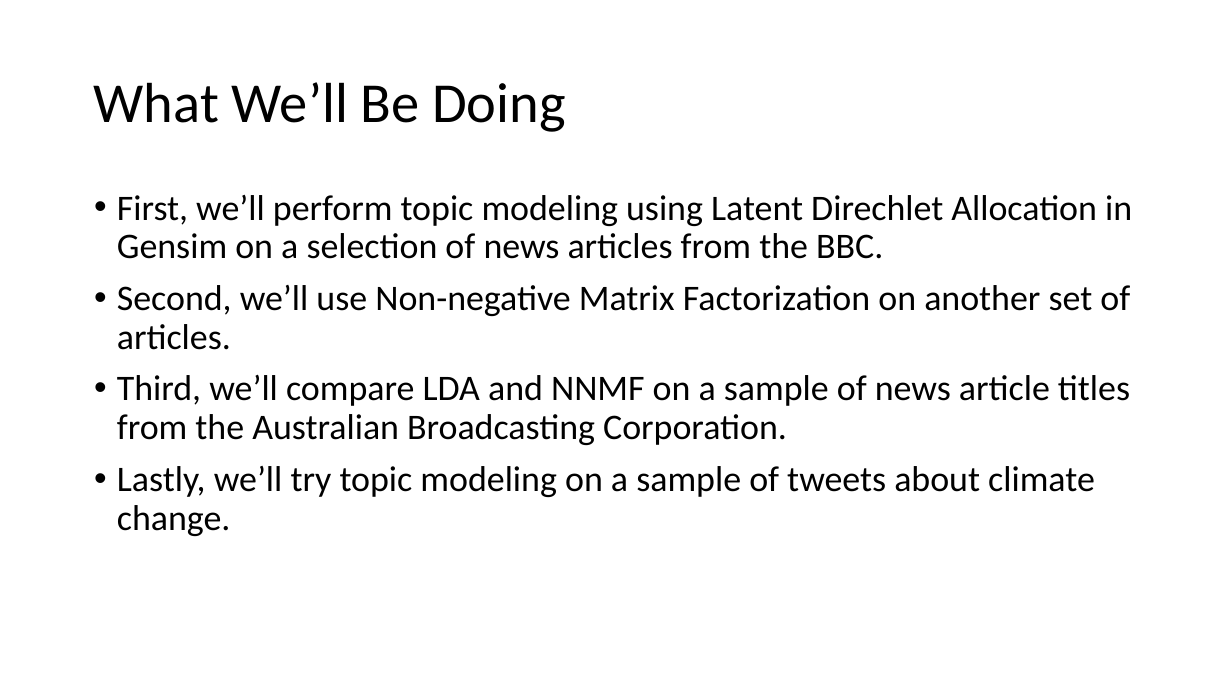
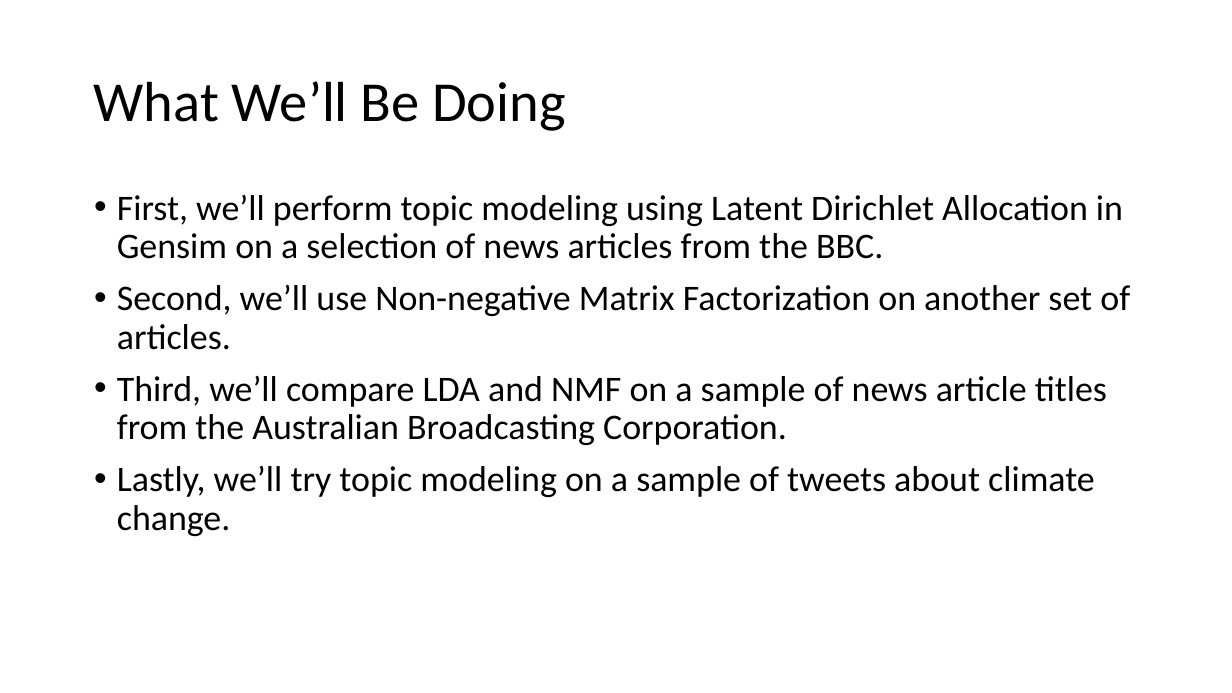
Before and after one commit to nuitrcs/topic-modeling-workshop, a slide deck: slide 29 of topic-model-slides.pptx. Drawn at 1232x693 pixels with LibreOffice and Linux fonts; fonts in the diff are those of the drawing. Boxes give left, top, right and bottom in pixels: in the first picture for what was removed or moved away, otherwise in the second. Text is boxed around its words. In the diff, an @@ line names an element or a change of style, - is before the commit and + after.

Commit message:
Fix typos in slides.

```diff
--- a/topic-model-slides.pptx
+++ b/topic-model-slides.pptx
@@ text at bbox=[117, 194, 1123, 259]: text changed @@
-• First, we’ll perform topic modeling using Latent Direchlet Allocation in Gensim on a selection of news articles from the BBC.
+• First, we’ll perform topic modeling using Latent Dirichlet Allocation in Gensim on a selection of news articles from the BBC.
@@ text at bbox=[117, 375, 1107, 445]: text changed @@
-• Third, we’ll compare LDA and NNMF on a sample of news article titles from the Australian Broadcasting Corporation.
+• Third, we’ll compare LDA and NMF on a sample of news article titles from the Australian Broadcasting Corporation.
```
Also in this commit, not shown: 4 other slides changed.
